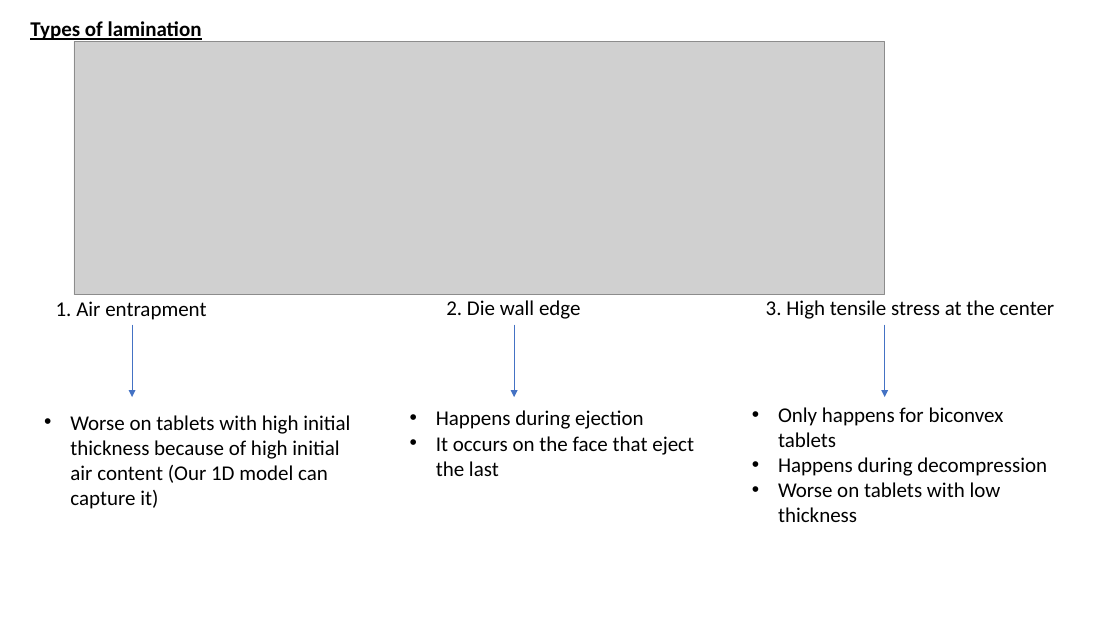
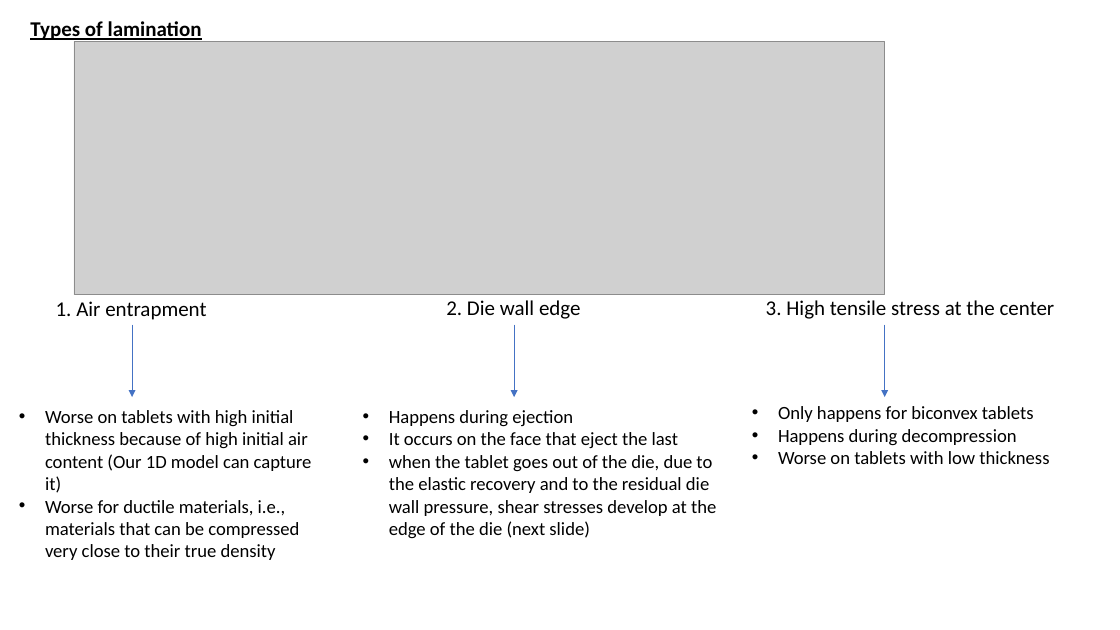
Before and after one commit to Tornado128/1D_air_entrapment_model, a slide deck: slide 1 of lamination.pptx. Drawn at 1120x630 pixels with LibreOffice and Linux fonts; fonts in the diff are those of the drawing; grey boxes stand for pictures. Boxes give left, top, right and bottom in pixels: in the first picture for what was removed or moved away, otherwise in the second. Text is boxed around its words. In the diff, an @@ line names an element or a change of style, - is before the commit and + after.

```diff
--- a/lamination.pptx
+++ b/lamination.pptx
@@ text "Worse on tablets with high ...": place and size @@
-text "Worse on tablets with high ..." at box(70, 415, 350, 509)
+text "Worse on tablets with high ..." at box(45, 410, 312, 560)
@@ text at box(45, 410, 312, 493): size 18 to 16 pt in "Worse on tablets with high initial thickness ..." @@
@@ text "Happens during ejection": place and size @@
-text "Happens during ejection" at box(436, 410, 694, 476)
+text "Happens during ejection" at box(389, 410, 716, 538)
@@ text at box(389, 410, 678, 449): size 18 to 16 pt in "Happens during ejection", "It occurs on the face that eject ..." @@
@@ text "Only happens for biconvex tablets" at box(778, 406, 1049, 464): size 18 to 16 pt @@
@@ text at box(389, 455, 716, 538): paragraph added @@
+• when the tablet goes out of the die, due to the elastic recovery and to the residual die wall pressure, shear stresses develop at the edge of the die (next slide)
@@ text at box(45, 500, 299, 560): paragraph added @@
+• Worse for ductile materials, i.e., materials that can be compressed very close to their true density
```
Also in this commit, not shown: 1 slide added.
